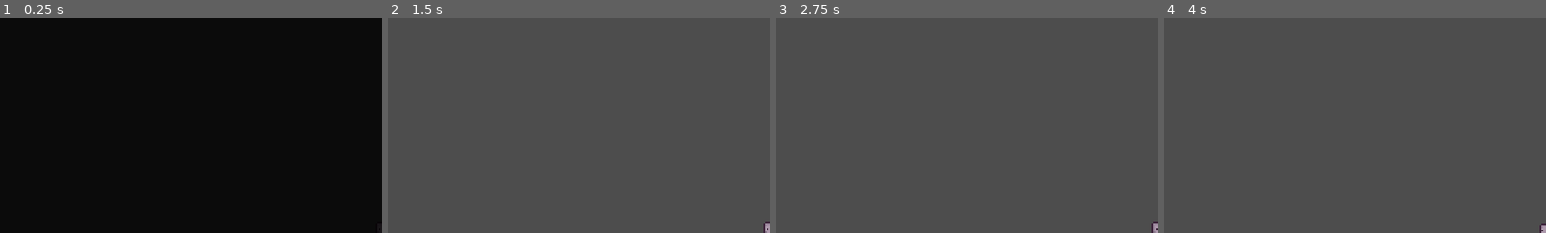
Above: before the commit, frames 1-4 (left to right).
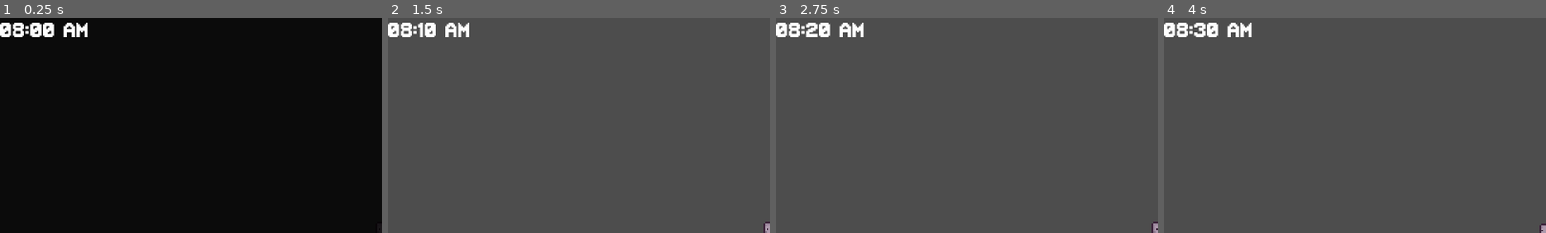
Above: after the commit, the same moments.

Repository: Arsenaultm90/COMP1501_FinalProject
Game: Godot game, scene res://scenes/main_character.tscn
Same seed, same stepped clock (60 frames per second), same inputs: the game is played once before the commit and once after it. Sound files missing from this copy of the repository are replaced by a short silence.
Inputs:
- Up to frame 1 (0.25 s): no input
- Up to frame 2 (1.5 s): hold D (right) 0.53-1.28 s; hold Space (advance_dialogue) 0.53-1.28 s; tap E (interact) at 0.8, 1.35 s; hold S (down) from 1.28 s (still down)
- Up to frame 3 (2.75 s): tap Space (advance_dialogue) at 1.55 s; tap Enter at 2 s; release S (down) at 2.03 s; hold D (right) from 2.03 s (still down); hold Space (advance_dialogue) from 2.03 s (still down); tap E (interact) at 2.3 s
- Up to frame 4 (4 s): release D (right) at 2.78 s; release Space (advance_dialogue) at 2.78 s; hold W (up) 2.78-3.53 s; tap E (interact) at 2.85, 3.8 s; tap Space (advance_dialogue) at 3.05 s; tap Enter at 3.5 s; hold A (left) from 3.53 s (still down); hold Space (advance_dialogue) from 3.53 s (still down)
The pictures show only the part of the screen within x 0-50%, y 0-50%; the shares and areas given below are measured in that part.

The runs differ from the first frame. In frame 1, 1.1% of the frame differs, in the area x 0-23%, y 2-9%; in frame 2, 1.0%; in frame 3, 1.1%; in frame 4, 1.1%.

Commit message:
Moved UI to global scene to be included in every scene. Fixed some sizing bugs.

Diff:
--- a/project.godot
+++ b/project.godot
@@ -20,7 +20,7 @@
 PlayerManager="*uid://dx8ky4qg78y4e"
 SceneManager="*uid://tvaeudywc4j4"
 DialogueManager="*uid://o0g1e8b7tkae"
-UiManager="*uid://bok8wf7f3pb47"
+GlobalUI="*uid://bxbqtmdapcak5"
 
 [display]
 
--- a/scenes/main_character.tscn
+++ b/scenes/main_character.tscn
@@ -152,17 +152,6 @@
 [node name="CollisionShape2D" type="CollisionShape2D" parent="Area2D" unique_id=1785066846]
 shape = SubResource("RectangleShape2D_tqm6u")
 
-[node name="InteractLabel" type="Label" parent="Area2D" unique_id=1086933541]
-visible = false
-offset_left = -31.0
-offset_top = -33.0
-offset_right = 38.0
-offset_bottom = -10.0
-text = "Press \"E\""
-horizontal_alignment = 1
-vertical_alignment = 1
-autowrap_trim_flags = 128
-
 [node name="Camera2D" type="Camera2D" parent="." unique_id=1392392694]
 texture_filter = 1
 zoom = Vector2(4, 4)
--- a/scenes/outside.tscn
+++ b/scenes/outside.tscn
@@ -9,7 +9,6 @@
 [ext_resource type="Texture2D" uid="uid://cswc5axwgeprm" path="res://art/environment/Road.png" id="7_uaw8k"]
 [ext_resource type="Script" uid="uid://yso218ease0e" path="res://scripts/npc_dialogue_test.gd" id="8_5tstl"]
 [ext_resource type="Texture2D" uid="uid://c31kc1q1onwr5" path="res://art/character/prototype_character_red.png" id="8_lt5my"]
-[ext_resource type="PackedScene" uid="uid://bxbqtmdapcak5" path="res://scenes/ui.tscn" id="10_lt7nq"]
 
 [sub_resource type="RectangleShape2D" id="RectangleShape2D_udpx5"]
 
@@ -95,7 +94,7 @@
 script = ExtResource("8_5tstl")
 
 [node name="CollisionShape2D" type="CollisionShape2D" parent="NPCTest/NPCInteraction" unique_id=1789053212 groups=["Interactable"]]
-position = Vector2(0, 9)
+position = Vector2(0, 7)
 shape = SubResource("CapsuleShape2D_lt5my")
 
 [node name="CollisionShape2D" type="CollisionShape2D" parent="NPCTest" unique_id=91693070]
@@ -107,5 +106,3 @@
 texture = ExtResource("8_lt5my")
 hframes = 4
 vframes = 12
-
-[node name="UI" parent="." unique_id=1618172041 instance=ExtResource("10_lt7nq")]
--- a/scenes/ui.tscn
+++ b/scenes/ui.tscn
@@ -16,6 +16,7 @@
 offset_right = 67.0
 offset_bottom = 23.0
 theme_override_fonts/font = ExtResource("1_x4jx1")
+theme_override_font_sizes/font_size = 32
 text = "Press \"E\""
 
 [node name="GameClock" type="Label" parent="." unique_id=804421774]
@@ -99,12 +100,14 @@
 theme_override_constants/margin_right = 8
 theme_override_constants/margin_bottom = 8
 
-[node name="Label" type="Label" parent="TextBox/MarginContainer" unique_id=203315416]
+[node name="DialogueLabel" type="Label" parent="TextBox/MarginContainer" unique_id=203315416]
 layout_mode = 2
 theme_override_colors/font_color = Color(0, 0, 0, 1)
 theme_override_fonts/font = ExtResource("1_x4jx1")
-theme_override_font_sizes/font_size = 16
+theme_override_font_sizes/font_size = 32
 vertical_alignment = 1
 
 [node name="LetterDisplayTimer" type="Timer" parent="TextBox" unique_id=747576238]
 one_shot = true
+
+[connection signal="timeout" from="TextBox/LetterDisplayTimer" to="TextBox" method="_on_letter_display_timer_timeout"]
--- a/scripts/day_night_cycle.gd
+++ b/scripts/day_night_cycle.gd
@@ -5,8 +5,8 @@
 @export var sunset_curve: float = 3.5
 
 func _ready() -> void:
-	SceneManager.time_changed.connect(update_from_time)
-	update_from_time(SceneManager.hour, SceneManager.minute)
+	GlobalUI.game_clock.time_changed.connect(update_from_time)
+	update_from_time(GlobalUI._get_day_hour(), GlobalUI._get_day_minute())
 
 func update_from_time(hour: int, minute: int) -> void:
 	var start_minutes := 8 * 60
--- a/scripts/global_dialogue_manager.gd
+++ b/scripts/global_dialogue_manager.gd
@@ -2,7 +2,6 @@
 
 var dialogue_lines : Array[String] = []
 var current_line_index : int = 0
-var text_box
 var text_box_pos : Vector2
 
 var is_dialogue_active : bool = false
@@ -19,10 +18,14 @@
 	is_dialogue_active = true
 
 func _show_text_box() -> void:
-	UiManager._show_text_box()
-	text_box.finished_displaying.connect(_on_text_box_finished_displaying)
-	text_box.global_position = text_box_pos
-	text_box.display_text(dialogue_lines[current_line_index])
+	GlobalUI._show_text_box()
+
+	if not GlobalUI.text_box.finished_displaying.is_connected(_on_text_box_finished_displaying):
+		GlobalUI.text_box.finished_displaying.connect(_on_text_box_finished_displaying)
+
+	var screen_pos = get_viewport().get_canvas_transform() * text_box_pos
+	GlobalUI.text_box.position = screen_pos
+	await GlobalUI.text_box.display_text(dialogue_lines[current_line_index], screen_pos)
 	can_advance_line = false
 
 func _on_text_box_finished_displaying() -> void:
@@ -34,13 +37,13 @@
 		is_dialogue_active &&
 		can_advance_line
 	):
-		text_box.queue_free()
+		GlobalUI._hide_text_box()
 
 		current_line_index += 1
 		if current_line_index >= dialogue_lines.size():
 			is_dialogue_active = false
 			current_line_index = 0
-			UiManager._hide_text_box()
+			GlobalUI._hide_text_box()
 			var player = get_tree().get_first_node_in_group("Player")
 			if player:
 				player.enable_controls()
--- a/scripts/global_ui_manager.gd
+++ b/scripts/global_ui_manager.gd
@@ -2,19 +2,106 @@
 
 @onready var player_interact_label : Label = $PlayerInteractLabel
 @onready var game_clock : Label = $GameClock
-@onready var text_box : MarginContainer = $TextBox
+@onready var text_box = $TextBox
+@onready var dialogue_label = $TextBox/MarginContainer/DialogueLabel
 
+const MAX_WIDTH = 512
 
-func _ready() -> void:
-	pass
+var dialogue_lines: Array[String] = []
+var current_line_index: int = 0
+var text_box_pos: Vector2
+var is_dialogue_active: bool = false
+var can_advance_line: bool = false
+var interact_label_target: Node2D = null
 
 
 func _process(delta: float) -> void:
-	pass
+	if interact_label_target and player_interact_label.visible:
+		var screen_pos = get_viewport().get_canvas_transform() * interact_label_target.global_position
+		player_interact_label.position = Vector2(
+			screen_pos.x - player_interact_label.size.x / 2.0,
+			screen_pos.y - player_interact_label.size.y - 50.0
+		)
+
+
+func show_interact_label(target : Node2D) -> void:
+	interact_label_target = target
+	player_interact_label.visible = true
+
+func hide_interact_label() -> void:
+	player_interact_label.visible = false
+
+
+########################
+### DIALOGUE METHODS ###
+########################
+func start_dialogue(position : Vector2, lines : Array[String]) -> void:
+	if is_dialogue_active:
+		return
+
+	is_dialogue_active = true
+	dialogue_lines = lines
+	text_box_pos = position
+	if not text_box.finished_displaying.is_connected(_on_text_box_finished_displaying):
+		text_box.finished_displaying.connect(_on_text_box_finished_displaying)
+	_show_next_line()
+
+
+func _show_next_line() -> void:
+	text_box.visible = true
+	can_advance_line = false
+
+	await text_box.prepare_text(dialogue_lines[current_line_index])
+
+	var screen_pos = get_viewport().get_canvas_transform() * text_box_pos
+	text_box.position = Vector2(
+		screen_pos.x - text_box.size.x / 2.0,
+		screen_pos.y - text_box.size.y - 24.0
+	)
+
+	text_box.start_display(dialogue_lines[current_line_index])
+
+
+func _on_text_box_finished_displaying() -> void:
+	can_advance_line = true
+
+
+func _end_dialogue() -> void:
+	is_dialogue_active = false
+	can_advance_line = false
+	current_line_index = 0
+	text_box.visible = false
+
+	if text_box.finished_displaying.is_connected(_on_text_box_finished_displaying):
+		text_box.finished_displaying.disconnect(_on_text_box_finished_displaying)
+	var player = get_tree().get_first_node_in_group("Player")
+	if player:
+		player.enable_controls()
+
+
+func _unhandled_input(event: InputEvent) -> void:
+	if event.is_action_pressed("advance_dialogue"):
+		if is_dialogue_active and can_advance_line:
+			current_line_index += 1
+			if current_line_index >= dialogue_lines.size():
+				_end_dialogue()
+				return
+			_show_next_line()
 
 
 func _show_text_box() -> void:
 	text_box.visible = true;
 
+
 func _hide_text_box() -> void:
 	text_box.visible = false
+
+
+#####################
+### CLOCK METHODS ###
+#####################
+func _get_day_hour() -> int:
+	return game_clock.hour
+
+func _get_day_minute() -> int:
+	return game_clock.minute
--- a/scripts/npc_dialogue_test.gd
+++ b/scripts/npc_dialogue_test.gd
@@ -3,8 +3,8 @@
 const LINES: Array[String] = [
 	"Weird weather lately, huh?",
 	"Don't often get visitors up here.",
-	"Whoa buddy, too close"
+	"Whoa buddy, too close."
 ]
 
 func interact() -> void:
-	DialogueManager.start_dialogue(global_position, LINES)
+	GlobalUI.start_dialogue(global_position, LINES)
--- a/scripts/pause_menu.gd
+++ b/scripts/pause_menu.gd
@@ -33,7 +33,6 @@
 
 func show_pause_menu():
 	is_paused = true
-	SceneManager.day_active = false
 	player.disable_controls()
 	self.visible = true
 	save_button.grab_focus()
--- a/scripts/player.gd
+++ b/scripts/player.gd
@@ -2,7 +2,6 @@
 
 @onready var animation_player = $AnimationPlayer
 @onready var sprite = $Sprite2D
-@onready var interact_label = $Area2D/InteractLabel
 @onready var interact_area = $Area2D
 
 var cardinal_direction : Vector2 = Vector2.DOWN
@@ -85,10 +84,10 @@
 
 ### INTERACT METHODS
 func show_prompt():
-	interact_label.visible = true
+	GlobalUI.show_interact_label(self)
 
 func hide_prompt():
-	interact_label.visible = false
+	GlobalUI.hide_interact_label()
 
 func _on_area_2d_area_entered(area: Area2D) -> void:
 	if area.is_in_group("Interactable"):
--- a/scripts/text_box.gd
+++ b/scripts/text_box.gd
@@ -1,9 +1,9 @@
 extends MarginContainer
 
-@onready var label = $MarginContainer/Label
+@onready var label = $MarginContainer/DialogueLabel
 @onready var timer = $LetterDisplayTimer
 
-const MAX_WIDTH = 256
+const MAX_WIDTH = 512
 
 var text = ""
 var letter_index = 0
@@ -13,23 +13,36 @@
 
 signal finished_displaying()
 
-func display_text(text_to_display : String) -> void:
-	text = text_to_display
-	letter_index = 0
+func prepare_text(text_to_display: String) -> void:
+	text = ""
+	timer.stop()
+
+	modulate.a = 0.0
+
+	custom_minimum_size = Vector2.ZERO
+	size = Vector2.ZERO
 	label.text = text_to_display
 
-	await resized
+	await get_tree().process_frame
+	await get_tree().process_frame
+
 	custom_minimum_size.x = min(size.x, MAX_WIDTH)
 
 	if size.x > MAX_WIDTH:
 		label.autowrap_mode = TextServer.AUTOWRAP_WORD
-		await resized # wait for x resize
-		await resized # wait for y resize
+		await get_tree().process_frame
+		await get_tree().process_frame
 		custom_minimum_size.y = size.y
 
-	global_position.x -= size.x / 2
-	global_position.y -= size.y + 24
+	await get_tree().process_frame
+	label.text = ""
 
+	modulate.a = 1.0
+
+
+func start_display(text_to_display: String) -> void:
+	text = text_to_display
+	letter_index = 0
 	label.text = ""
 	_display_letter()
 
@@ -51,5 +64,12 @@
 			timer.start(letter_time)
 
 
+func skip_display() -> void:
+	timer.stop()
+	label.text = text
+	letter_index = text.length()
+	finished_displaying.emit()
+
+
 func _on_letter_display_timer_timeout() -> void:
 	_display_letter()
Not shown, added: .DS_Store
